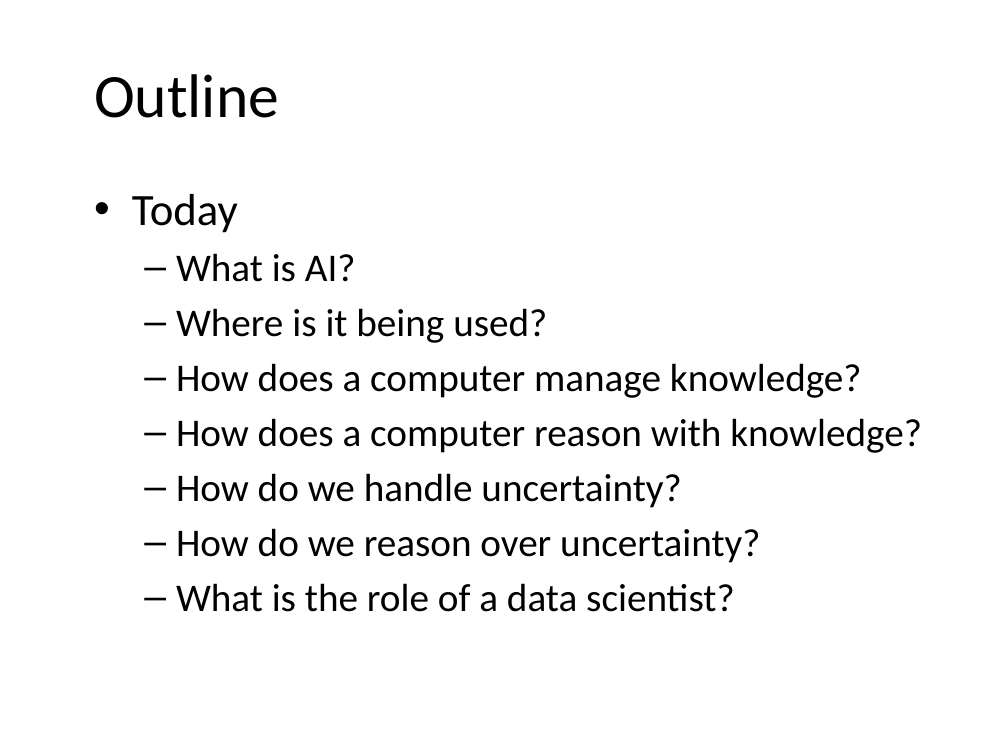
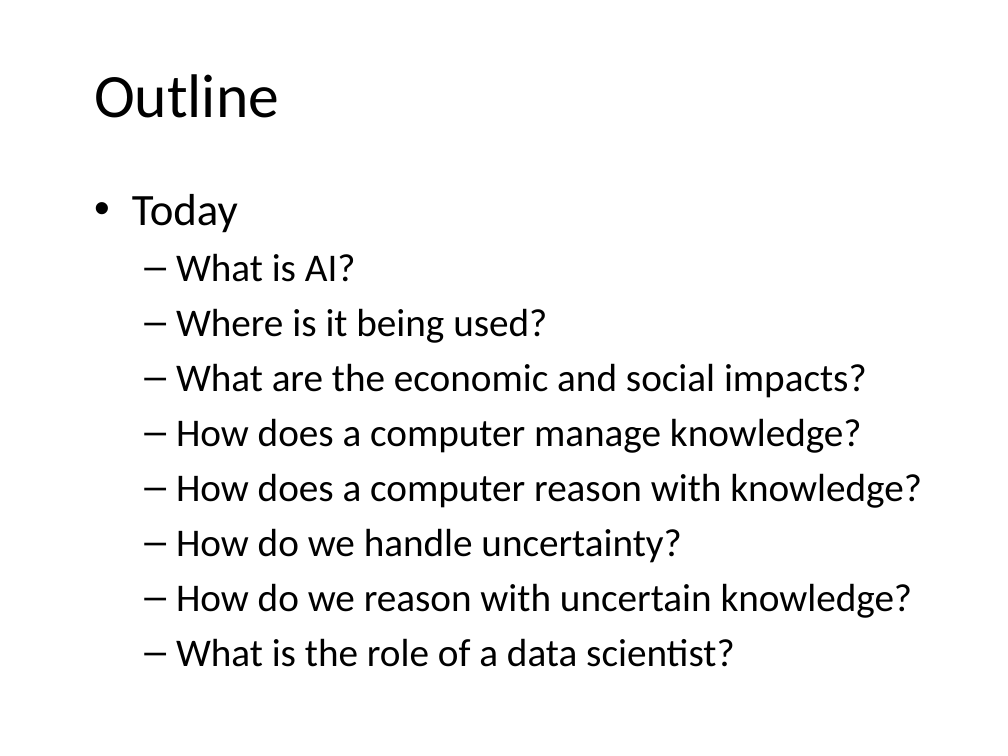
Before and after one commit to JeffRisberg/PythonNotebooksForAI, a slide deck: slide 4 of Documents/10-Introduction.pptx. Drawn at 1008x756 pixels with LibreOffice and Linux fonts; fonts in the diff are those of the drawing; background and template pictures are left out. Boxes give left, top, right and bottom in pixels: in the first picture for what was removed or moved away, otherwise in the second. Text is boxed around its words. In the diff, an @@ line names an element or a change of style, - is before the commit and + after.

Commit message:
updated presentation

```diff
--- a/Documents/10-Introduction.pptx
+++ b/Documents/10-Introduction.pptx
@@ text at (176, 363, 867, 398): paragraph added @@
+  – What are the economic and social impacts?
@@ text at (176, 583, 913, 618): text changed @@
-  – How do we reason over uncertainty?
+  – How do we reason with uncertain knowledge?
```
Also in this commit, not shown: 14 slides added, 1 slide removed.
